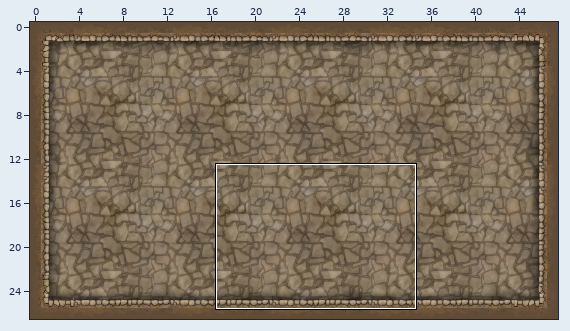
An edit to a level. Tiled map, android/assets/maps/Dungeon.tmx. The picture above shows the old version from afar; the outline marks the close-up.
Close-up. Before the commit:
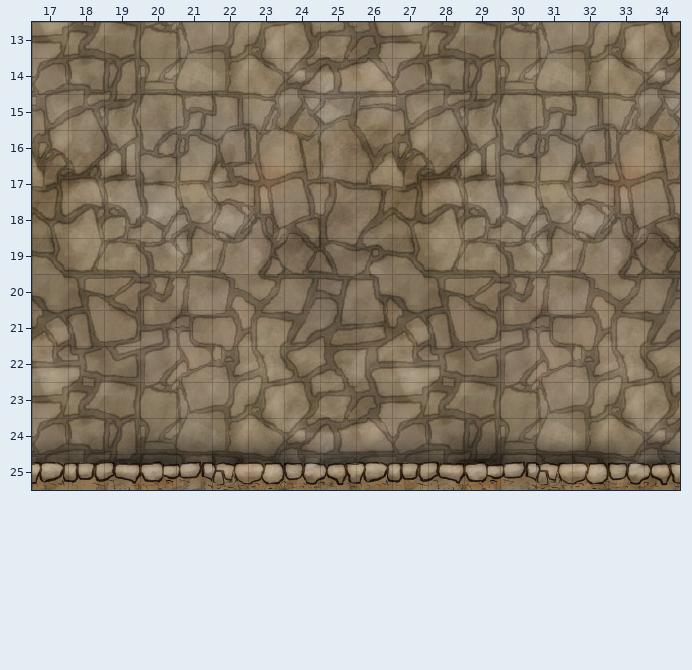
Cells are 40x40 px. Shown: x 17..34, y 13..25. The commit also changed other parts of the map, which this record leaves out.
And afterwards:
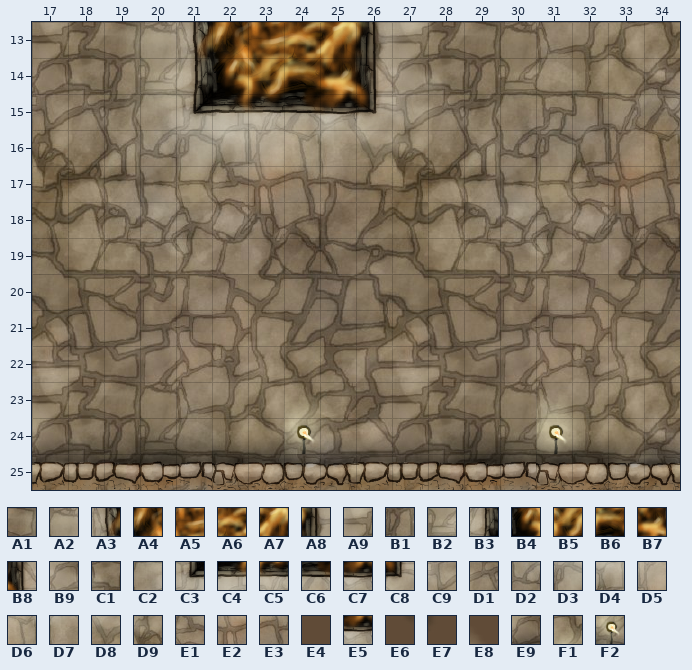
Key: from "FirePit,Lit,Halo": A1 50, A2 51, A3 52, A4 53, A5 54, A6 55, A7 56, A8 57, A9 58, B1 60, B2 61, B3 62, B4 63, B5 64, B6 65, B7 66, B8 67, B9 68, C1 69, C2 71, C3 72, C4 73, C5 74, C6 75, C7 76, C8 77, C9 78, D1 79, D2 81, D3 82, D4 83, D5 84, D6 85, D7 86, D8 87, D9 88, E1 93, E2 94, E3 95; from "Rubble": E4 1, E5 5, E6 22, E7 24; from "WallCandle": E8 0 turned 90, E9 1 turned 90, F1 2 turned 90, F2 3 turned 90.
__ is an empty cell.
Tiles of an added or newly shown layer are drawn over the layers below it.
See-through tiles are keyed as they look on the map.
The edit:
Changed rows in their new state; .. is an unchanged cell.
Layer "Walls":
first column x 25:
14 .. E4 .. .. ..
15 E5 .. .. .. ..
18 .. .. E6 .. E7
Layer "Lighting" (added):
first column x 19:
13 A1 A2 A3 A4 A5 A6 A7 A8 A9 ..
14 B1 B2 B3 B4 B5 B6 B7 B8 B9 C1
15 .. C2 C3 C4 C5 C6 C7 C8 C9 D1
16 .. D2 D3 D4 D5 D6 D7 D8 D9 ..
17 .. .. .. E1 E2 E3 .. .. .. ..
first column x 17:
23 .. .. .. .. .. .. .. F1 .. .. .. .. .. .. F1 E8
24 E9 .. .. .. .. .. .. F2 E9 .. .. .. .. .. F2 E9
Pixel boxes of the changes (left, top, right, bottom) in both close-ups:
added: (117, 22, 445, 188)
added: (417, 202, 428, 211)
added: (464, 202, 474, 219)
added: (284, 393, 338, 454)
added: (536, 394, 590, 454)
added: (32, 418, 49, 450)
